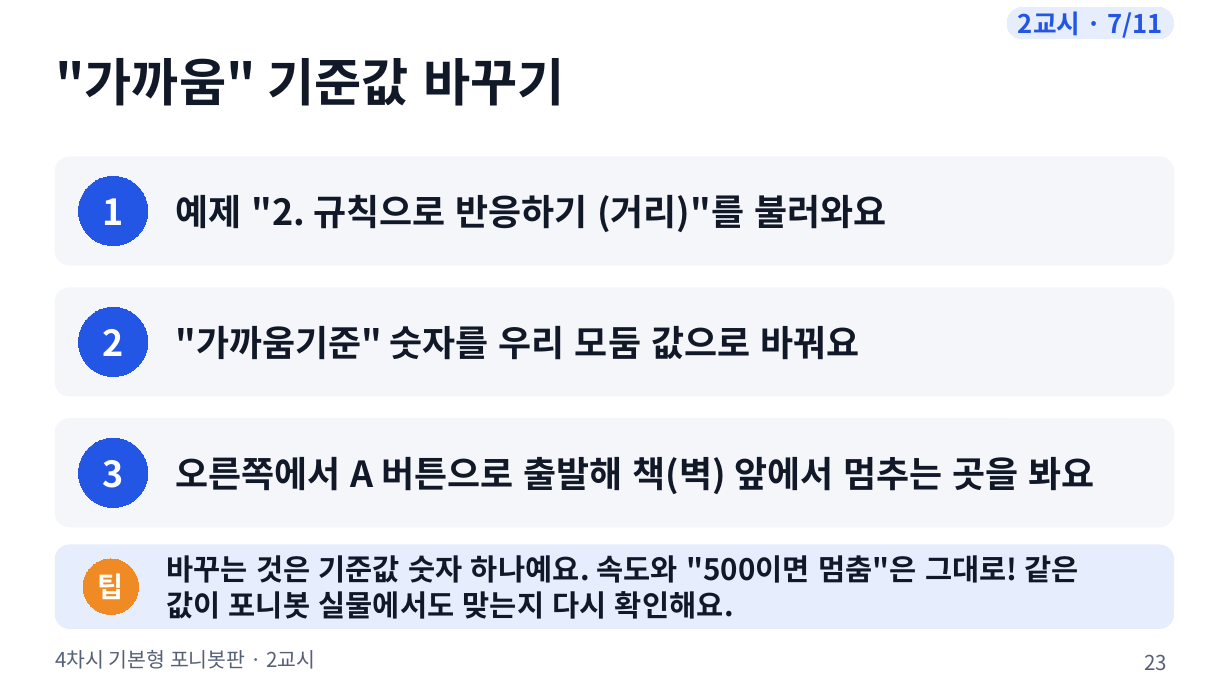
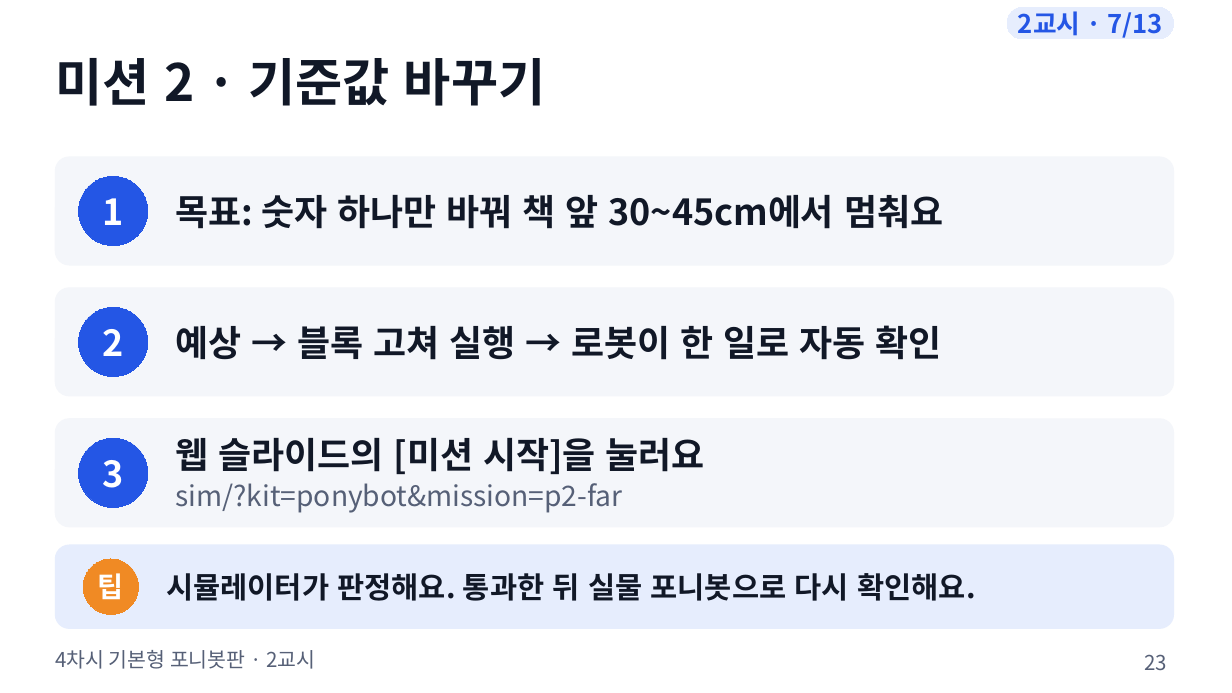
Before and after one commit to boundaryx01-uniquelife/microbit, a slide deck: slide 23 of bridge/ponybot/materials/포니봇_4차시_기본형/ponybot_4차시_수업슬라이드.pptx. Drawn at 1232x693 pixels with LibreOffice and Linux fonts; fonts in the diff are those of the drawing. Boxes give left, top, right and bottom in pixels: in the first picture for what was removed or moved away, otherwise in the second. Text is boxed around its words. In the diff, an @@ line names an element or a change of style, - is before the commit and + after.

```diff
--- a/bridge/ponybot/materials/포니봇_4차시_기본형/ponybot_4차시_수업슬라이드.pptx
+++ b/bridge/ponybot/materials/포니봇_4차시_기본형/ponybot_4차시_수업슬라이드.pptx
@@ text in rounded rectangle at (1018, 11, 1162, 38): text changed @@
-2교시 · 7/11
+2교시 · 7/13
@@ text at (55, 58, 546, 106): text changed @@
-"가까움" 기준값 바꾸기
+미션 2 · 기준값 바꾸기
@@ text at (176, 195, 943, 229): text changed @@
-예제 "2. 규칙으로 반응하기 (거리)"를 불러와요
+목표: 숫자 하나만 바꿔 책 앞 30~45cm에서 멈춰요
@@ text at (176, 325, 942, 360): text changed @@
-"가까움기준" 숫자를 우리 모둠 값으로 바꿔요
+예상 → 블록 고쳐 실행 → 로봇이 한 일로 자동 확인
@@ text at (176, 438, 705, 513): text changed; size 28 to 22 pt; text colour #111827 to #566077; bold off @@
-오른쪽에서 A 버튼으로 출발해 책(벽) 앞에서 멈추는 곳을 봐요
+웹 슬라이드의 [미션 시작]을 눌러요
+sim/?kit=ponybot&mission=p2-far
@@ text at (166, 573, 976, 601): text changed @@
-바꾸는 것은 기준값 숫자 하나예요. 속도와 "500이면 멈춤"은 그대로! 같은 값이 포니봇 실물에서도 맞는지 다시 확인해요.
+시뮬레이터가 판정해요. 통과한 뒤 실물 포니봇으로 다시 확인해요.
```
Also in this commit, not shown: 32 other slides changed, 10 slides added, 3 slides removed, 9 other files.
